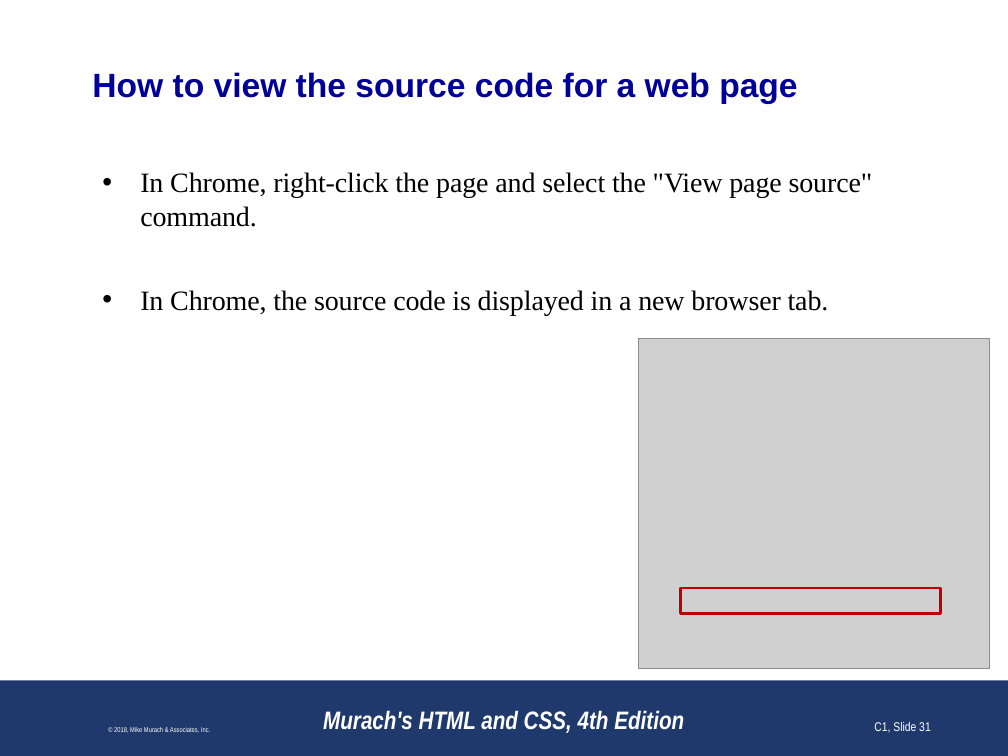
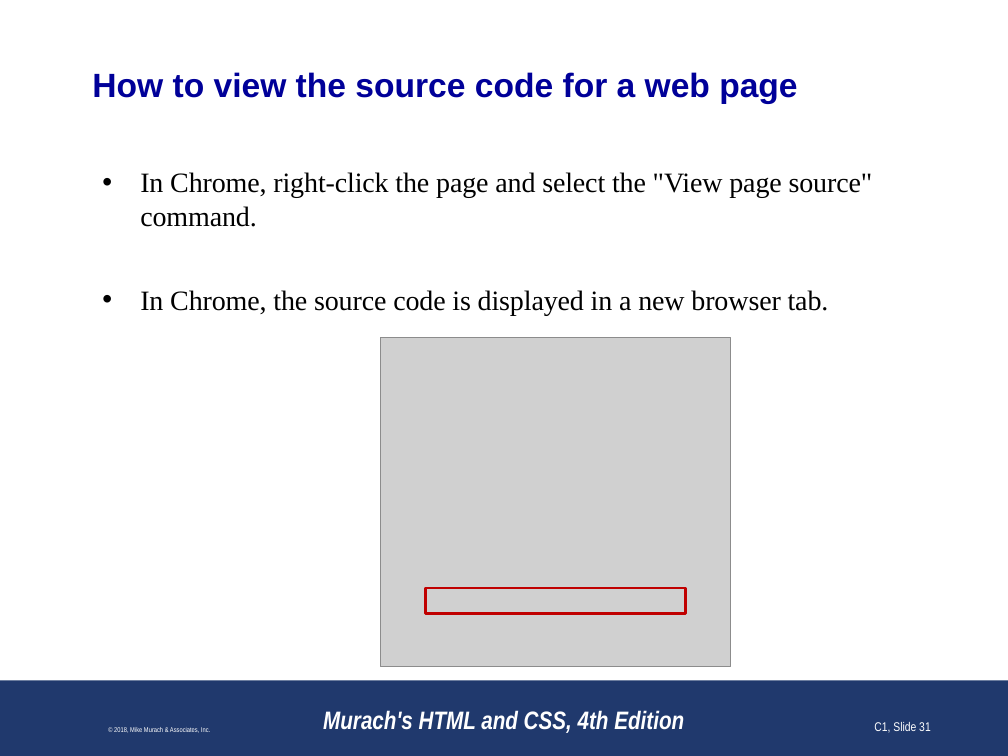
Before and after one commit to paulsmithkc/awd1000_base_lab_and_homework, a slide deck: slide 31 of murach_html_4e/slides/Chapter 1 slides (Revised).pptx. Drawn at 1008x756 pixels with LibreOffice and Linux fonts; fonts in the diff are those of the drawing; grey boxes stand for pictures; background and template pictures are left out. Boxes give left, top, right and bottom in pixels: in the first picture for what was removed or moved away, otherwise in the second. Text is boxed around its words. In the diff, an @@ line names an element or a change of style, - is before the commit and + after.

```diff
--- a/murach_html_4e/slides/Chapter 1 slides (Revised).pptx
+++ b/murach_html_4e/slides/Chapter 1 slides (Revised).pptx
@@ picture: place and size @@
-picture at <box>638,339,989,668</box>
+picture at <box>380,338,731,667</box>
@@ rectangle: place and size @@
-rectangle at <box>680,588,940,613</box>
+rectangle at <box>425,588,685,613</box>
```
Also in this commit, not shown: 3 other slides changed, 1 slide added, 2 other files.
